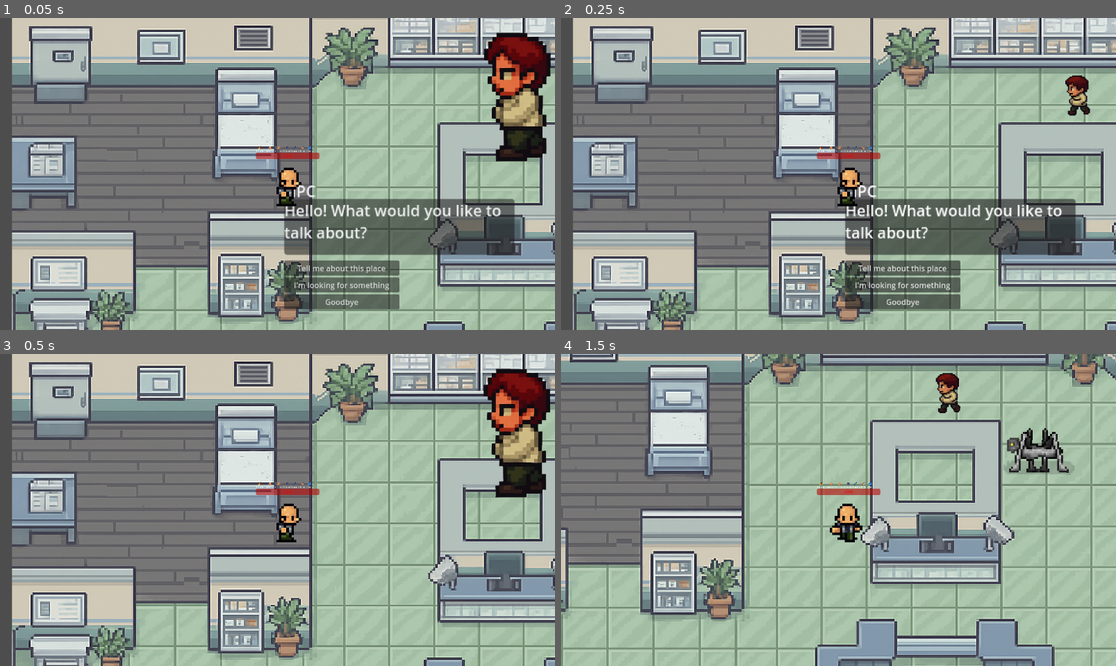
Above: before the commit, frames 1-4 (two rows, left to right).
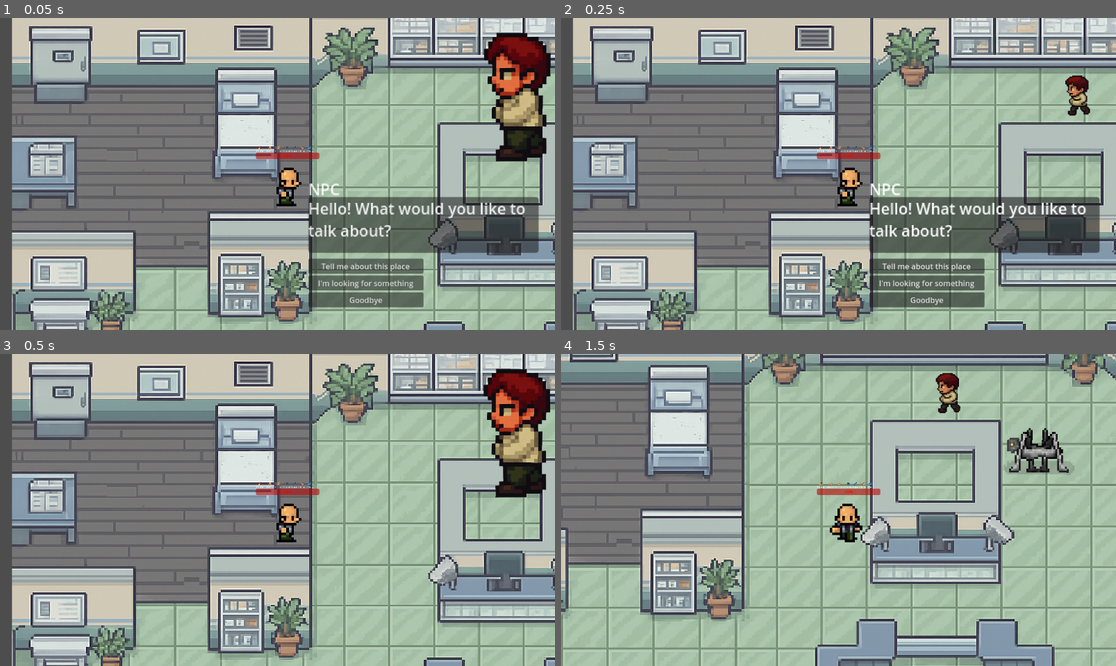
Above: after the commit, the same moments.

Repository: levi-tabosa/trabai_andrea
Game: Godot game, scene res://scenes/main.tscn
The game is run twice, just before and just after one commit, with the same random seed, the same clock (stepped at 60 frames per second) and the same inputs.
Inputs:
- Up to frame 1 (0.05 s): no input
- Up to frame 2 (0.25 s): no input
- Up to frame 3 (0.5 s): no input
- Up to frame 4 (1.5 s): tap Enter (ui_accept) at 0.5, 0.77 s; hold Right (ui_right) 0.53-1.28 s; tap 1 (select-1) at 0.6 s; hold Down (ui_down) from 1.28 s (still down); tap 2 (select-2) at 1.35 s

The runs differ from the first frame. In frame 1, 5.9% of the frame differs, in the area x 51-98%, y 53-94%; in frame 2, 6.0%; in frame 3, nothing differs; in frame 4, nothing differs.

Commit message:
feat: update dialogue areas and improve dialogue management

Diff:
--- a/scenes/hospital.tscn
+++ b/scenes/hospital.tscn
@@ -12566,7 +12566,10 @@
 "
 
 [node name="DialogueArea2" parent="." instance=ExtResource("4_uvncx")]
-position = Vector2(296, 224)
+position = Vector2(321, 222)
+
+[node name="DialogueArea3" parent="." instance=ExtResource("4_uvncx")]
+position = Vector2(108, 145)
 
 [node name="DialogueUI" parent="." instance=ExtResource("5_ptr5v")]
 offset_left = 164.0
--- a/scripts/dialogue_area.gd
+++ b/scripts/dialogue_area.gd
@@ -28,6 +28,7 @@
 
 var dialogue_tree = {}
 var dialogue_state = "start"
+var is_player_in_area = false
 
 func _ready() -> void:
 	connect("body_entered", _on_body_entered)
@@ -42,23 +43,31 @@
 		dialogue_tree = {}
 
 func show_current_dialogue() -> void:
+	if not is_player_in_area:
+		return
+
 	if dialogue_tree.has(dialogue_state):
 		var current_dialogue = dialogue_tree[dialogue_state]
-		DialogueManager.show_dialogue(npc_name, current_dialogue["text"], global_position, current_dialogue["choices"])
+		DialogueManager.show_dialogue(npc_name, current_dialogue["text"], global_position, current_dialogue["choices"], self)
 	else:
 		push_error("Missing dialogue state: " + dialogue_state)
 		DialogueManager.hide_dialogue()
 
 func _on_body_entered(body: Node2D) -> void:
 	if body.name == "player":
+		is_player_in_area = true
 		dialogue_state = "start"
 		show_current_dialogue()
 
 func _on_body_exited(body: Node2D) -> void:
 	if body.name == "player":
+		is_player_in_area = false
 		DialogueManager.hide_dialogue()
 
 func _on_choice_made(choice_index: int) -> void:
+	if not is_player_in_area:
+		return
+
 	if dialogue_state in dialogue_tree:
 		var current_dialogue = dialogue_tree[dialogue_state]
 
--- a/scripts/dialogue_manager.gd
+++ b/scripts/dialogue_manager.gd
@@ -5,13 +5,19 @@
 signal choice_made(choice_index)
 
 var dialogue_ui: Control = null
+var active_dialogue_area = null
 
 func _ready() -> void:
 	await get_tree().process_frame
 	dialogue_ui = get_tree().get_root().find_child("DialogueUI", true, false)
 
-func show_dialogue(title: String, text: String, pos: Vector2, choices: Array = []) -> void:
+func show_dialogue(title: String, text: String, pos: Vector2, choices: Array = [], area = null) -> void:
 	if dialogue_ui:
+		# Update the active area if provided
+		if area != null:
+			active_dialogue_area = area
+
+		# Use the position passed in (each area sends its own position)
 		dialogue_ui.show_dialogue(title, text, pos, choices)
 	emit_signal("dialogue_started", title, text, choices)
 
@@ -19,6 +25,7 @@
 	if dialogue_ui:
 		dialogue_ui.hide_dialogue()
 	emit_signal("dialogue_ended")
+	active_dialogue_area = null
 
 func make_choice(choice_index: int) -> void:
 	emit_signal("choice_made", choice_index)
